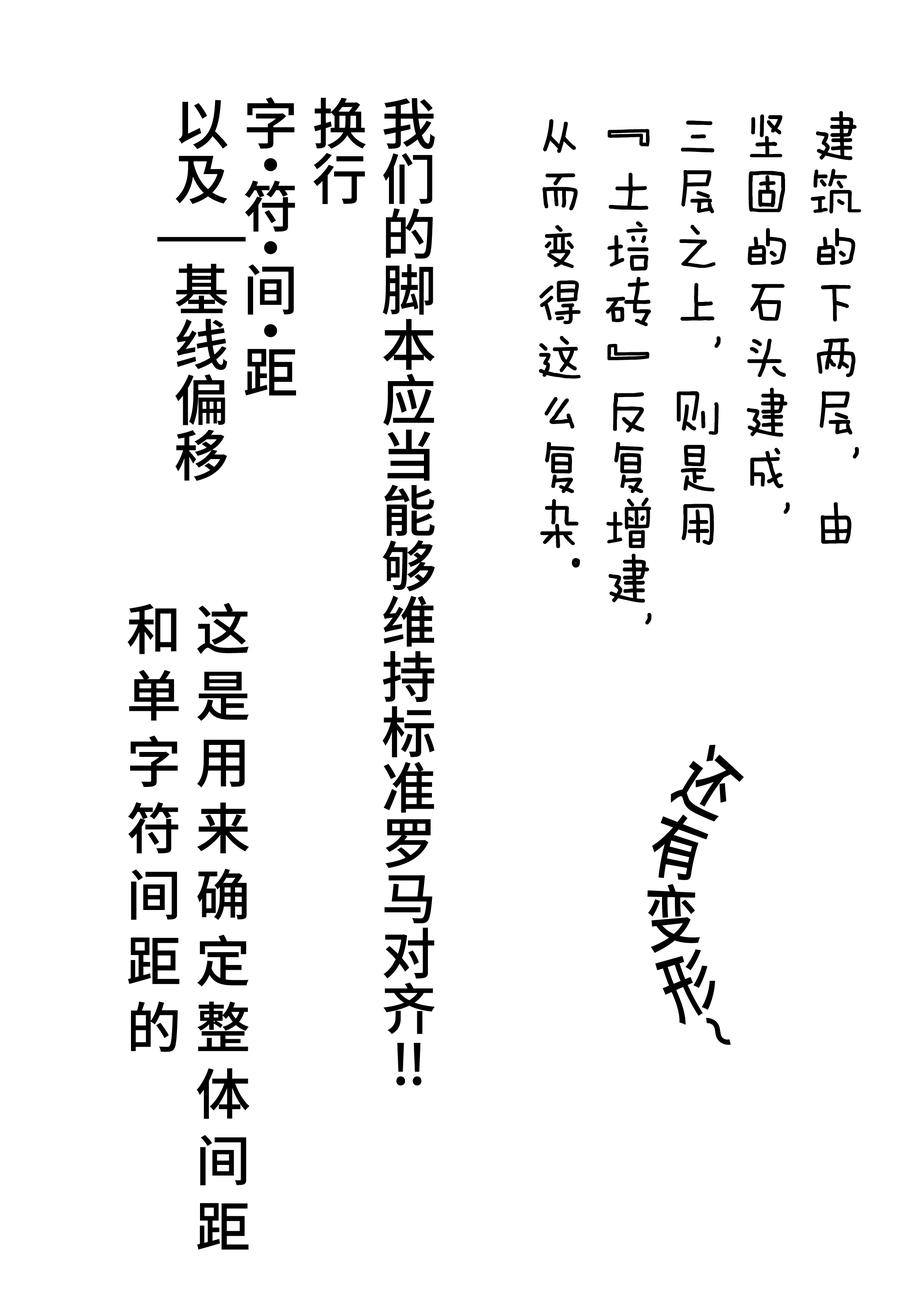
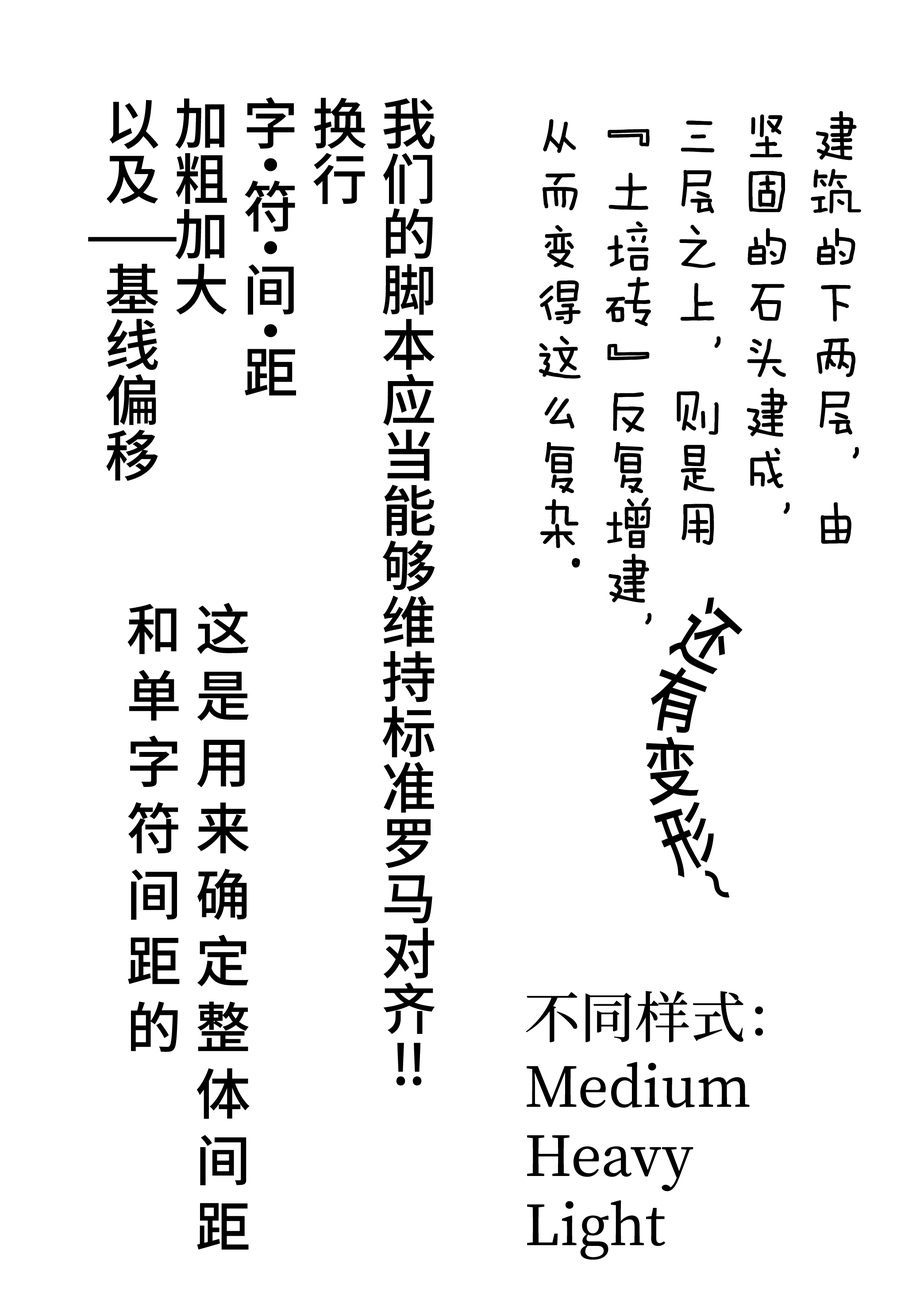
Two versions of the same layered image (920x1307). Layer-by-layer changes:
painted on "还有变形~" over [646, 597, 745, 1046]
added layer "不同样式： Medium Heavy Light" above "我们的脚本应当能够维持标准罗马对齐!! 换行 字·符·间·距 加粗加大 以及——基线偏移" over [525, 991, 764, 1261]
renamed "我们的脚本应当能够维持标准罗马对齐!! 换行 字·符·间·距 以及——基线偏移" to "我们的脚本应当能够维持标准罗马对齐!! 换行 字·符·间·距 加粗加大 以及——基线偏移", painted on it over [88, 98, 246, 482]
